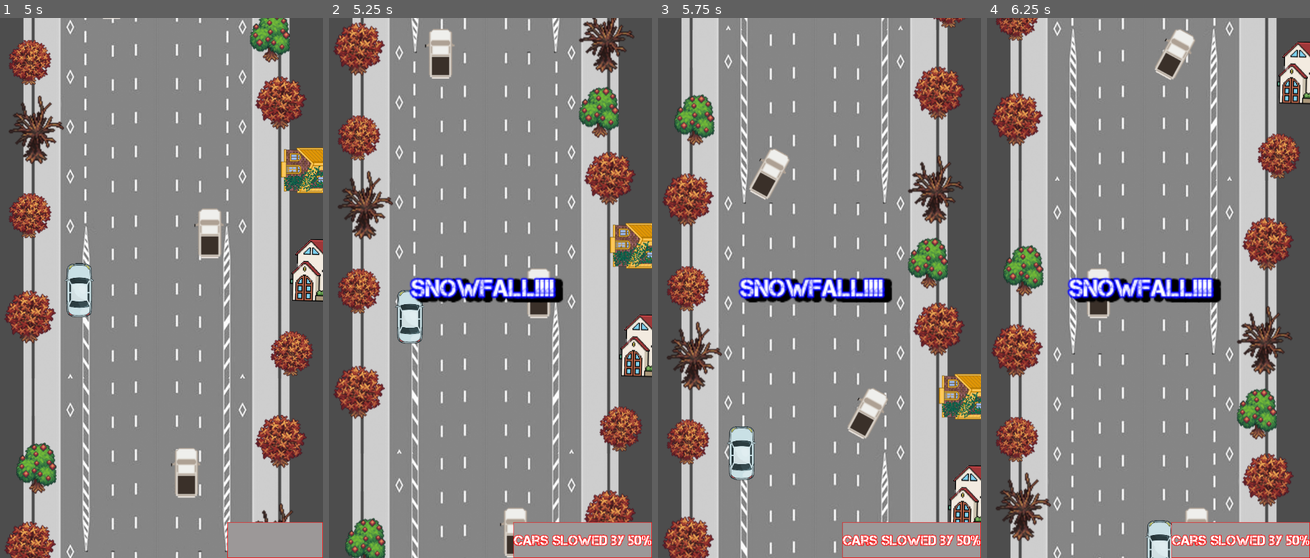
Above: before the commit, frames 1-4 (left to right).
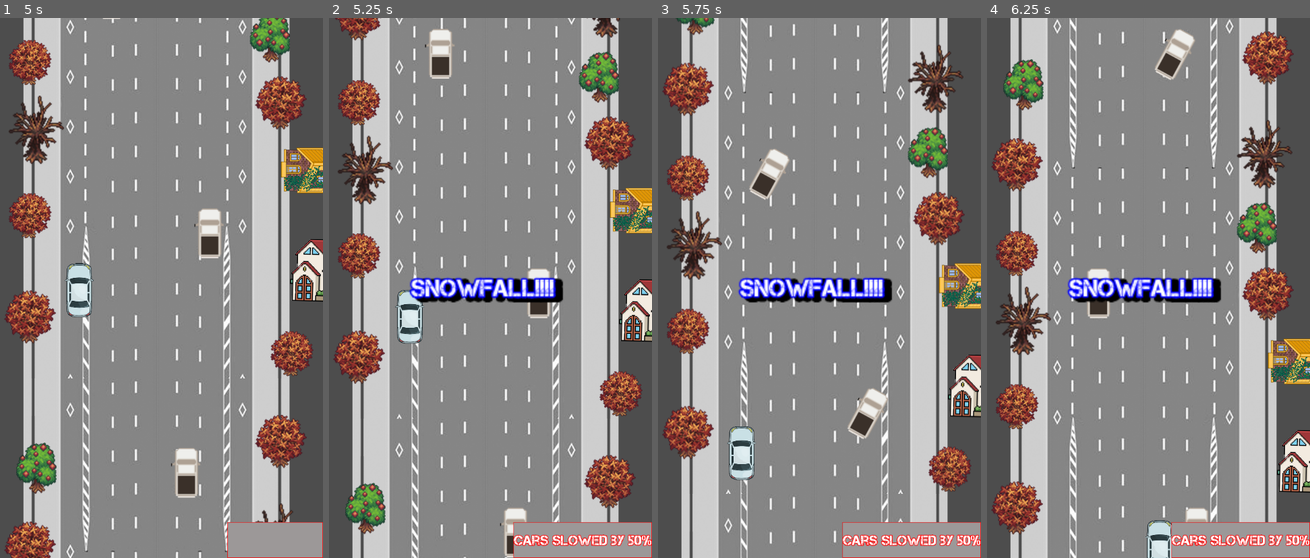
Above: after the commit, the same moments.

Repository: Zanzigzan/ChaosHacks-2024
Game: Godot game, scene res://main.tscn
The game is run twice, just before and just after one commit, with the same random seed, the same clock (stepped at 60 frames per second) and the same inputs.
Inputs:
- Up to frame 1 (5 s): hold Right (ui_right) 0.53-1.28 s; hold Down (ui_down) 1.28-2.03 s; hold Right (ui_right) 2.03-2.78 s; hold Up (ui_up) 2.78-3.53 s; hold Left (ui_left) from 3.53 s (still down)
- Up to frame 2 (5.25 s): release Left (ui_left) at 5.03 s; hold Down (ui_down) from 5.03 s (still down)
- Up to frame 3 (5.75 s): keep holding Down (ui_down)
- Up to frame 4 (6.25 s): release Down (ui_down) at 5.78 s; hold Right (ui_right) from 5.78 s (still down)

Frame 1 is identical in both runs. In frame 2, 21% of the frame differs, in the area x 1-100%, y 0-100%; in frame 3, 22%; in frame 4, 24%.

Commit message:
Slowing down added

Diff:
--- a/main.gd
+++ b/main.gd
@@ -34,9 +34,13 @@
 	if countEvent == 0:
 		$EventsMsgs.show_message("SNOWFALL!!!!", "Cars slowed by 50%")
 		countEvent += 1
+
 		$WigglingTimer.start()
+		scroll_speed = scroll_speed / 2
 	elif countEvent == 1:
 		$WigglingTimer.stop()
+		scroll_speed = scroll_speed * 2
+
 		$EventsMsgs.show_message("RICHMOND DRIVER!!!!", "BE AWARE!!!")
 		countEvent += 1
 
